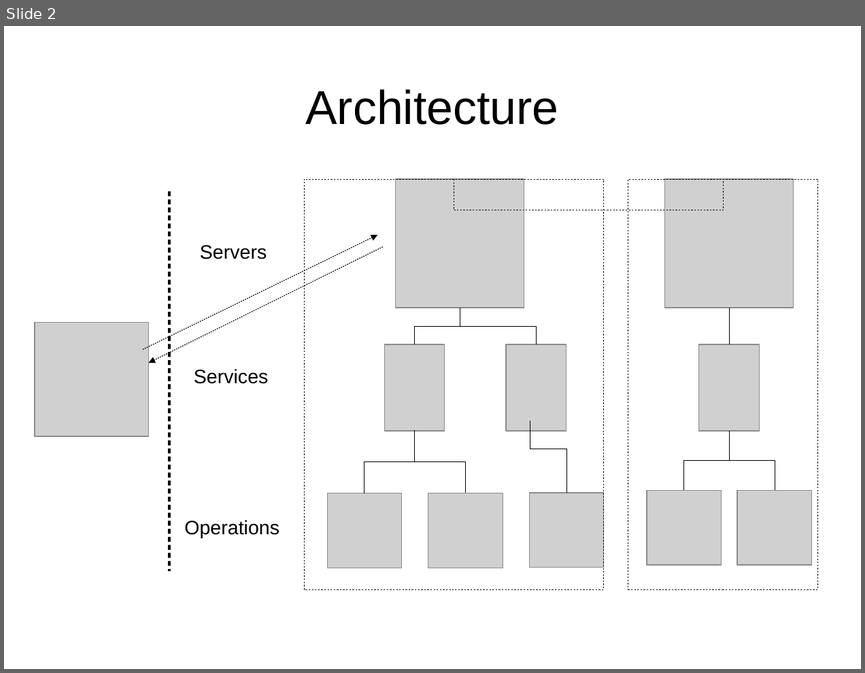
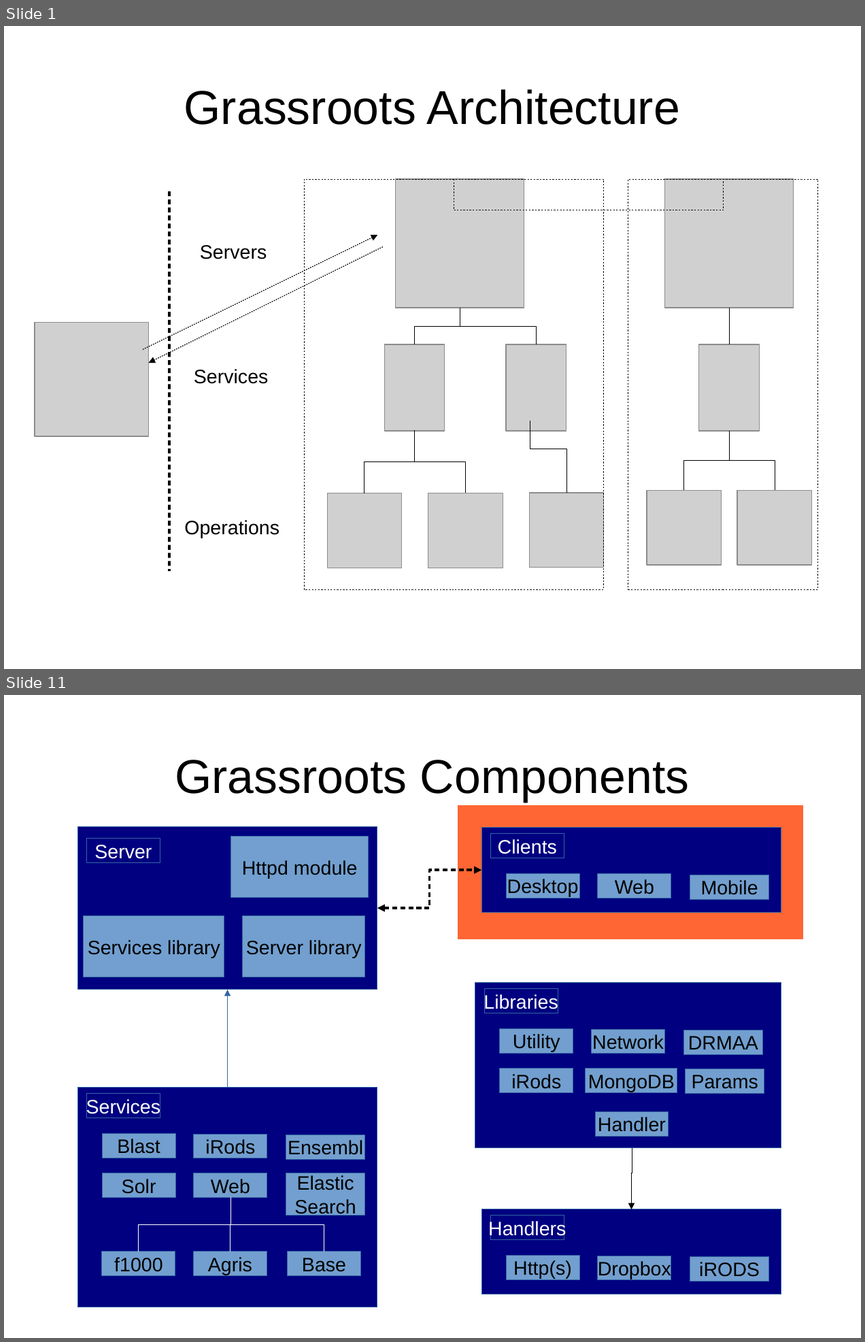
Before and after one commit to TGAC/grassroots-api, a slide deck: docs/presentations/grassroots.odp. Shown one above the other, each under a label of ours: slide 2 before the commit, slides 1 and 11 after it; the slides between them are not shown. The pictures are 865x673 and 865x1342 pixels, drawn with LibreOffice and Linux fonts; fonts in the diff are those of the drawing; grey boxes stand for pictures. Boxes give left, top, right and bottom in pixels: in the first picture for what was removed or moved away, otherwise in the second. Text is boxed around its words. In the diff, an @@ line names an element or a change of style, - is before the commit and + after.

```diff
--- a/docs/presentations/grassroots.odp
+++ b/docs/presentations/grassroots.odp
@@ slide 11 added at bbox=[4, 695, 861, 1338], background #FFFFFF @@
@@ title added at bbox=[175, 760, 689, 802], 44 pt, text #000000 @@
+Grassroots Components
@@ rectangle added at bbox=[458, 805, 803, 940], fill #FF6633, outline #FFFFFF 0 pt @@
@@ rectangle added at bbox=[78, 826, 378, 989], fill #000080, outline #3465A4 0 pt @@
@@ rectangle added at bbox=[231, 836, 368, 898], fill #729FCF, outline #3465A4 0 pt, 18 pt, text #000000 @@
+Httpd module
@@ rectangle added at bbox=[86, 838, 160, 862], fill #000080, outline #3465A4 0 pt, 18 pt, text #FFFFFF @@
+Server
@@ elbow double arrow added from (377, 908) to (481, 870), #000000 2.3 pt @@
@@ group added at bbox=[481, 828, 781, 913]: 5 rectangles @@
+Clients
+Desktop
+Mobile
+Web
@@ rectangle added at bbox=[84, 916, 224, 977], fill #729FCF, outline #3465A4 0 pt, 18 pt, text #000000 @@
+Services library
@@ rectangle added at bbox=[243, 916, 365, 977], fill #729FCF, outline #3465A4 0 pt, 18 pt, text #000000 @@
+Server library
@@ elbow arrow added from (227, 1087) to (228, 989), #3465A4 0 pt @@
@@ group added at bbox=[475, 983, 781, 1293]: 14 rectangles, 1 elbow arrow @@
+Handlers
+Http(s)
+iRODS
+Dropbox
+Libraries
+Handler
+Utility
+DRMAA
+Network
+iRods
+Params
+MongoDB
@@ rectangle added at bbox=[78, 1087, 378, 1308], fill #000080, outline #3465A4 0 pt @@
@@ rectangle added at bbox=[86, 1094, 160, 1118], fill #000080, outline #3465A4 0 pt, 18 pt, text #FFFFFF @@
+Services
@@ rectangle added at bbox=[102, 1134, 175, 1157], fill #729FCF, outline #3465A4 0 pt, 18 pt, text #000000 @@
+Blast
@@ rectangle added at bbox=[194, 1134, 266, 1157], fill #729FCF, outline #3465A4 0 pt, 18 pt, text #000000 @@
+iRods
@@ rectangle added at bbox=[286, 1134, 366, 1158], fill #729FCF, outline #3465A4 0 pt, 18 pt, text #000000 @@
+Ensembl
@@ rectangle added at bbox=[102, 1173, 175, 1198], fill #729FCF, outline #3465A4 0 pt, 18 pt, text #000000 @@
+Solr
@@ rectangle added at bbox=[194, 1173, 266, 1198], fill #729FCF, outline #3465A4 0 pt, 18 pt, text #000000 @@
+Web
@@ rectangle added at bbox=[286, 1172, 366, 1215], fill #729FCF, outline #3465A4 0 pt, 18 pt, text #000000 @@
+Elastic
+Search
@@ elbow line added from (230, 1198) to (139, 1251), #FFFFFF 0 pt @@
@@ elbow line added from (230, 1198) to (230, 1251), #FFFFFF 0 pt @@
@@ elbow line added from (230, 1198) to (324, 1251), #FFFFFF 0 pt @@
@@ rectangle added at bbox=[102, 1251, 175, 1275], fill #729FCF, outline #3465A4 0 pt, 18 pt, text #000000 @@
+f1000
@@ rectangle added at bbox=[194, 1251, 266, 1275], fill #729FCF, outline #3465A4 0 pt, 18 pt, text #000000 @@
+Agris
@@ rectangle added at bbox=[287, 1251, 360, 1275], fill #729FCF, outline #3465A4 0 pt, 18 pt, text #000000 @@
+Base
@@ what was slide 2 is now slide 1 @@
@@ slide 1 changed as well @@
@@ title at bbox=[184, 89, 680, 125]: text changed @@
-Architecture
+Grassroots Architecture
```
Also in this commit, not shown: 13 other slides added, 1 slide removed, 8 other files.
